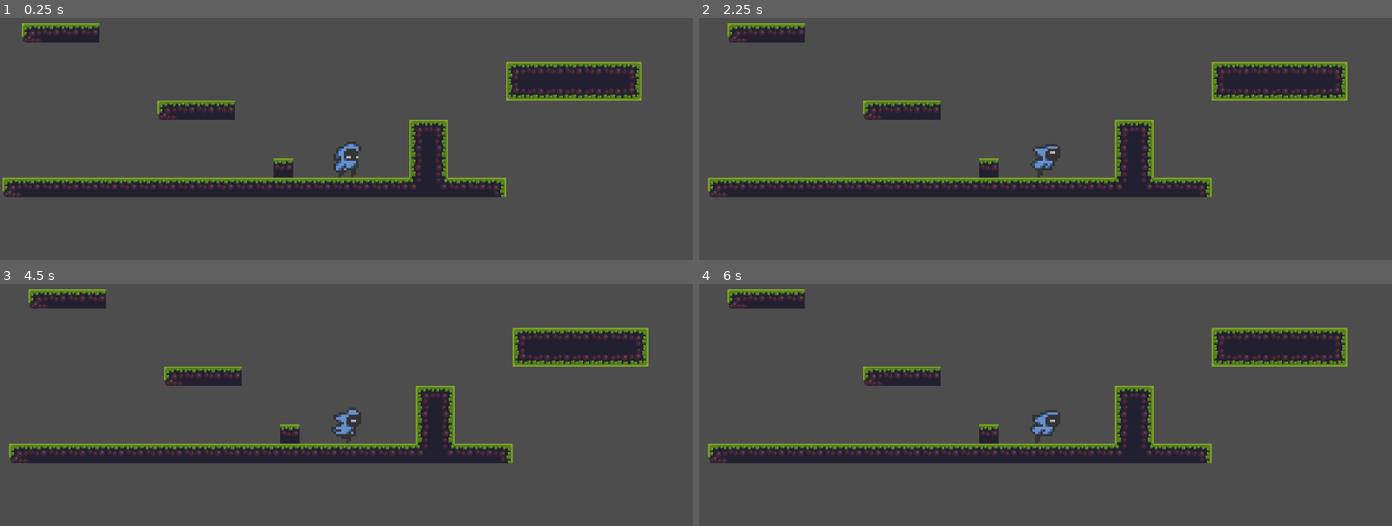
Above: before the commit, frames 1-4 (two rows, left to right).
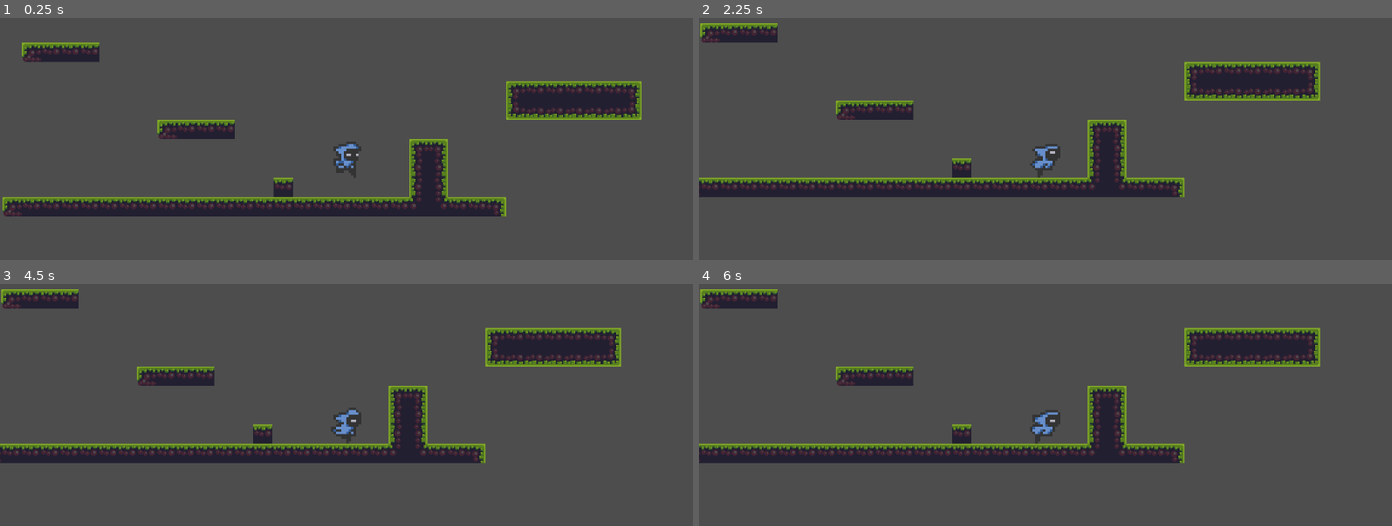
Above: after the commit, the same moments.

Repository: Veddersboy/millennium
Game: Godot game, scene res://Scenes/game.tscn
The game is run twice, just before and just after one commit, with the same random seed, the same clock (stepped at 60 frames per second) and the same inputs.
Inputs (mouse positions are in pixels of both pictures, inside the frame that each line leads up to):
- Up to frame 1 (0.25 s): no input
- Up to frame 2 (2.25 s): move the mouse to (1197, 158) at 0.52 s; hold D (move_right) 0.53-2.03 s; right-click (1197, 158) at 0.6 s; tap Space (jump) at 0.77, 0.8, 1.07, 1.35, 1.52, 1.82 s; move the mouse to (906, 197) at 1.27 s; right-click (906, 197) at 1.55 s; move the mouse to (1114, 90) at 2.02 s; hold A (move_left) from 2.03 s (still down); click (1114, 90) at 2.1 s
- Up to frame 3 (4.5 s): tap Space (jump) at 2.3, 3.02, 3.32, 3.77, 3.8, 4.07 s; move the mouse to (311, 521) at 2.77 s; release A (move_left) at 2.78 s; hold D (move_right) 2.78-4.28 s; tap S (crouch) at 2.85 s; right-click (311, 521) at 3.05 s; move the mouse to (561, 501) at 3.52 s; right-click (561, 501) at 3.6 s; move the mouse to (138, 385) at 4.27 s; hold A (move_left) from 4.28 s (still down); tap W (look-up) at 4.35 s
- Up to frame 4 (6 s): tap Space (jump) at 4.52, 4.82, 5.3, 5.85 s; right-click (837, 385) at 4.55 s; move the mouse to (1080, 443) at 5.02 s; release A (move_left) at 5.03 s; hold D (move_right) 5.03-5.78 s; right-click (1080, 443) at 5.1 s; move the mouse to (941, 346) at 5.77 s; hold A (move_left) from 5.78 s (still down)

The runs differ from the first frame. In frame 1, 19% of the frame differs, in the area x 0-93%, y 2-83%; in frame 2, 8.0%; in frame 3, 8.0%; in frame 4, 8.0%.

Commit message:
Modified state machine/idle state to use _input process for state changes

Diff:
--- a/Scenes/player.tscn
+++ b/Scenes/player.tscn
@@ -8,11 +8,11 @@
 [ext_resource type="Texture2D" uid="uid://cwc8c1b6ndut0" path="res://assets/herochar sprites(new)/herochar_jump_down_anim_strip_3.png" id="3_x3wgy"]
 [ext_resource type="Texture2D" uid="uid://b41oro1k00r0" path="res://assets/herochar sprites(new)/herochar_spritesheet(new).png" id="4_8erm5"]
 [ext_resource type="Texture2D" uid="uid://cfh4o2qair8e1" path="res://assets/herochar sprites(new)/herochar_run_anim_strip_6.png" id="4_fkybt"]
-[ext_resource type="Script" uid="uid://mj6xshix23yj" path="res://Scripts/state_machine.gd" id="9_f1ek2"]
-[ext_resource type="Script" uid="uid://dx3ckph7813wr" path="res://Scripts/idle.gd" id="10_gymyn"]
-[ext_resource type="Script" uid="uid://bkag8835202qb" path="res://Scripts/move.gd" id="11_pu2lt"]
-[ext_resource type="Script" uid="uid://c30pektmsro0v" path="res://Scripts/jump.gd" id="11_ukyrk"]
-[ext_resource type="Script" uid="uid://crgihi45kww4h" path="res://Scripts/fall.gd" id="13_ukyrk"]
+[ext_resource type="Script" uid="uid://mj6xshix23yj" path="res://scripts/state_machine.gd" id="9_f1ek2"]
+[ext_resource type="Script" uid="uid://dx3ckph7813wr" path="res://scripts/idle.gd" id="10_gymyn"]
+[ext_resource type="Script" uid="uid://bkag8835202qb" path="res://scripts/move.gd" id="11_pu2lt"]
+[ext_resource type="Script" uid="uid://c30pektmsro0v" path="res://scripts/jump.gd" id="11_ukyrk"]
+[ext_resource type="Script" uid="uid://crgihi45kww4h" path="res://scripts/fall.gd" id="13_ukyrk"]
 
 [sub_resource type="AtlasTexture" id="AtlasTexture_wpjfl"]
 atlas = ExtResource("2_3smsa")
@@ -227,7 +227,7 @@
 "texture": SubResource("AtlasTexture_fkybt")
 }],
 "loop": true,
-"name": &"idle_right",
+"name": &"idle",
 "speed": 8.0
 }, {
 "frames": [{
@@ -290,8 +290,7 @@
 position = Vector2(0, -16)
 scale = Vector2(2.0625, 2)
 sprite_frames = SubResource("SpriteFrames_x3wgy")
-animation = &"dashing"
-frame_progress = 0.613752
+animation = &"idle"
 
 [node name="CollisionShape2D" type="CollisionShape2D" parent="."]
 position = Vector2(0, -13)
@@ -308,8 +307,11 @@
 script = ExtResource("9_f1ek2")
 starting_state = NodePath("idle")
 
-[node name="idle" type="Node" parent="state_machine"]
+[node name="idle" type="Node" parent="state_machine" node_paths=PackedStringArray("Fall", "Jump", "Move")]
 script = ExtResource("10_gymyn")
+Fall = NodePath("../fall")
+Jump = NodePath("../jump")
+Move = NodePath("../move")
 
 [node name="jump" type="Node" parent="state_machine"]
 script = ExtResource("11_ukyrk")
--- a/scripts/idle.gd
+++ b/scripts/idle.gd
@@ -1,16 +1,32 @@
 extends State
 class_name Idle
 
+@export
+var Fall : State
+@export
+var Jump : State
+@export
+var Move : State
+
 func enter():
-	parent.animations.play("idle_right")
+	parent.animations.play("idle")
+	parent.velocity.x = 0
+	#parent.velocity.x = 0 #Consider using move_toward here to gradually slow player
+
+func process_input(event: InputEvent) -> State:
+	if Input.is_action_just_pressed("jump") and parent.is_on_floor():
+		print("JUMP")
+		parent.state_machine.change_state(Jump)
+	if Input.is_action_pressed("move_left") or Input.is_action_pressed("move_right"):
+		parent.state_machine.change_state(Move)
+		return Move
+	return null
 
 func process_physics(delta):
+	parent.velocity.y += parent.GRAVITY * delta #var access like this is bad
+
 	if !parent.is_on_floor():
-		parent.state_machine.change_state(parent.fall_state)
-		return
+		parent.state_machine.change_state(Fall)
+	return null
 
-	var input_dir = Input.get_axis("move_left", "move_right")
-	if input_dir != 0:
-		parent.state_machine.change_state(parent.move_state)
-	elif Input.is_action_just_pressed("jump"):
-		parent.state_machine.change_state(parent.jump_state)
+	parent.move_and_slide()
--- a/scripts/move.gd
+++ b/scripts/move.gd
@@ -13,6 +13,5 @@
 	if input_dir == 0:
 		parent.state_machine.change_state(parent.idle_state)
 		return
-
 	parent.velocity.x = move_toward(parent.velocity.x, input_dir * parent.maxSpeed, parent.acceleration * delta)
 	parent.move_and_slide()
--- a/scripts/player.gd
+++ b/scripts/player.gd
@@ -25,9 +25,7 @@
 	state_machine.process_input(event)
 
 func _physics_process(delta: float) -> void:
-	var input_dir = Input.get_action_strength("move_right") - Input.get_action_strength("move_left")
-
-	move_and_slide()
+	# var input_dir = Input.get_action_strength("move_right") - Input.get_action_strength("move_left")
 
 	state_machine.process_physics(delta)
 
--- a/scripts/state.gd
+++ b/scripts/state.gd
@@ -5,6 +5,6 @@
 
 func enter(): pass
 func exit(): pass
-func process_input(event: InputEvent): pass
-func process_physics(delta: float): pass
-func process_frame(delta: float): pass
+func process_input(event: InputEvent): return null
+func process_physics(delta: float): return null
+func process_frame(delta: float): return null
